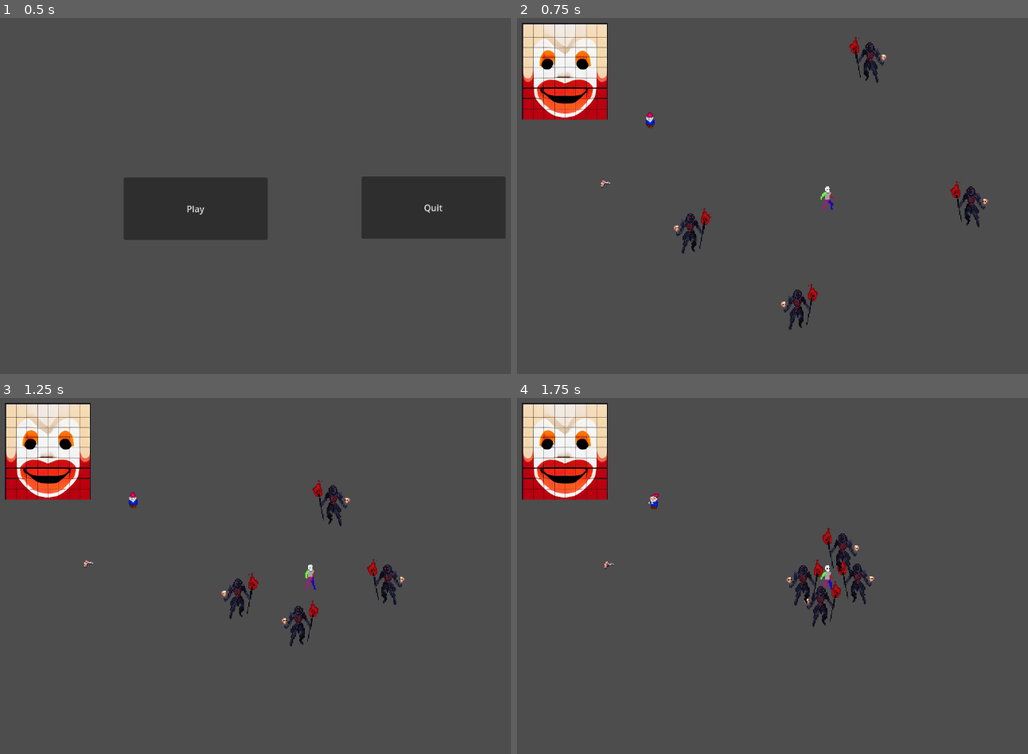
Above: before the commit, frames 1-4 (two rows, left to right).
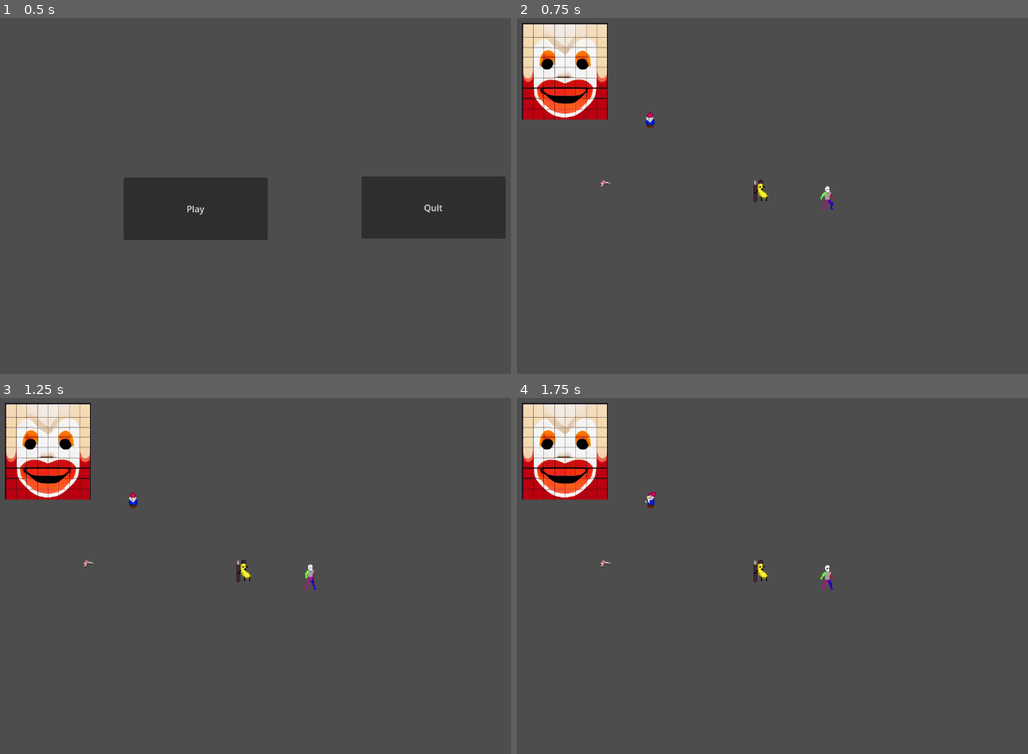
Above: after the commit, the same moments.

Repository: bburciaga/giggle-gauntlet
Game: Godot game, scene res://menus/title/Title.tscn
Two runs of this game, one before a commit and one after it. Both use one fixed random seed, a clock stepped at 60 frames per second and the inputs below.
Inputs:
- Up to frame 1 (0.5 s): no input
- Up to frame 2 (0.75 s): click "Play" at 0.5 s
- Up to frame 3 (1.25 s): no input
- Up to frame 4 (1.75 s): tap Enter (ui_accept) at 1.25, 1.52 s; hold Right (arrow_right) from 1.28 s (still down)

Frame 1 is identical in both runs. In frame 2, 1.4% of the frame differs, in the area x 30-93%, y 5-88%; in frame 3, 1.4%; in frame 4, 1.5%, in the area x 16-70%, y 26-65%.

Commit message:
Increase Banana size

Diff:
--- a/entities/enemies/Banana.tscn
+++ b/entities/enemies/Banana.tscn
@@ -109,14 +109,16 @@
 
 [sub_resource type="CapsuleShape2D" id="CapsuleShape2D_v7uni"]
 radius = 9.0
-height = 18.0
+height = 26.0
 
 [node name="Banana" type="CharacterBody2D"]
 
 [node name="AnimatedSprite2D" type="AnimatedSprite2D" parent="."]
+position = Vector2(7, -7)
+scale = Vector2(1.4375, 1.4375)
 sprite_frames = SubResource("SpriteFrames_vv5eg")
 animation = &"attack"
-frame_progress = 0.517911
+frame_progress = 0.0953475
 
 [node name="Area2D" type="Area2D" parent="AnimatedSprite2D"]
 
@@ -125,5 +127,5 @@
 shape = SubResource("RectangleShape2D_xap24")
 
 [node name="CollisionShape2D" type="CollisionShape2D" parent="."]
-position = Vector2(-3, -2)
+position = Vector2(2, -9)
 shape = SubResource("CapsuleShape2D_v7uni")
--- a/scenes/gauntlet/Gauntlet.tscn
+++ b/scenes/gauntlet/Gauntlet.tscn
@@ -2,11 +2,11 @@
 
 [ext_resource type="Script" path="res://scenes/gauntlet/Gauntlet.gd" id="1_hg5t3"]
 [ext_resource type="PackedScene" uid="uid://clhmrsqbyjwkw" path="res://entities/player/Player.tscn" id="2_used6"]
-[ext_resource type="PackedScene" uid="uid://bxwov4sfh600f" path="res://entities/enemies/Necromancer.tscn" id="3_6uynd"]
 [ext_resource type="PackedScene" uid="uid://bx5y06krqdgry" path="res://entities/collectibles/Gnome.tscn" id="4_5obuh"]
 [ext_resource type="Texture2D" uid="uid://d4lysg3neevm5" path="res://entities/assets/sprites/player/clownfaces.png" id="5_hvx26"]
 [ext_resource type="PackedScene" uid="uid://c1pirnb80jep3" path="res://entities/collectibles/WaterGun.tscn" id="6_37eg7"]
 [ext_resource type="PackedScene" uid="uid://7ti8p8mmd5ak" path="res://entities/collectibles/Banana.tscn" id="7_vke37"]
+[ext_resource type="PackedScene" uid="uid://dm168nvssdbg2" path="res://entities/enemies/Banana.tscn" id="8_lggd0"]
 
 [sub_resource type="RectangleShape2D" id="RectangleShape2D_tanib"]
 size = Vector2(1171, 15)
@@ -113,18 +113,6 @@
 position = Vector2(1156, -0.5)
 shape = SubResource("RectangleShape2D_sdfqw")
 
-[node name="Enemy" parent="." instance=ExtResource("3_6uynd")]
-position = Vector2(678, 304)
-
-[node name="Enemy3" parent="." instance=ExtResource("3_6uynd")]
-position = Vector2(448, 444)
-
-[node name="Enemy4" parent="." instance=ExtResource("3_6uynd")]
-position = Vector2(309, 339)
-
-[node name="Enemy2" parent="." instance=ExtResource("3_6uynd")]
-position = Vector2(546, 116)
-
 [node name="Gnome" parent="." instance=ExtResource("4_5obuh")]
 position = Vector2(288, 213)
 
@@ -141,3 +129,6 @@
 
 [node name="Banana" parent="." instance=ExtResource("7_vke37")]
 position = Vector2(257, 503)
+
+[node name="Banana2" parent="." instance=ExtResource("8_lggd0")]
+position = Vector2(412, 302)
